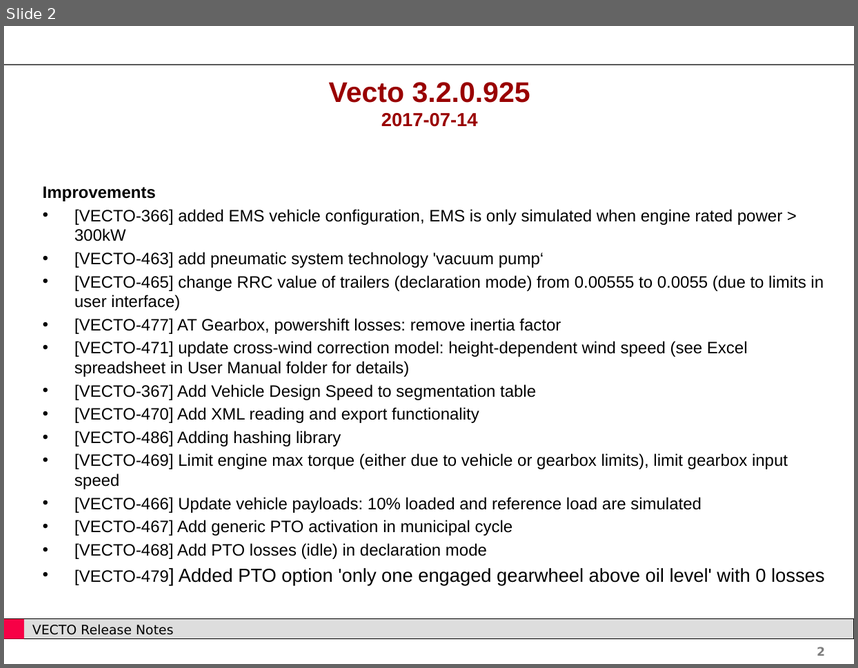
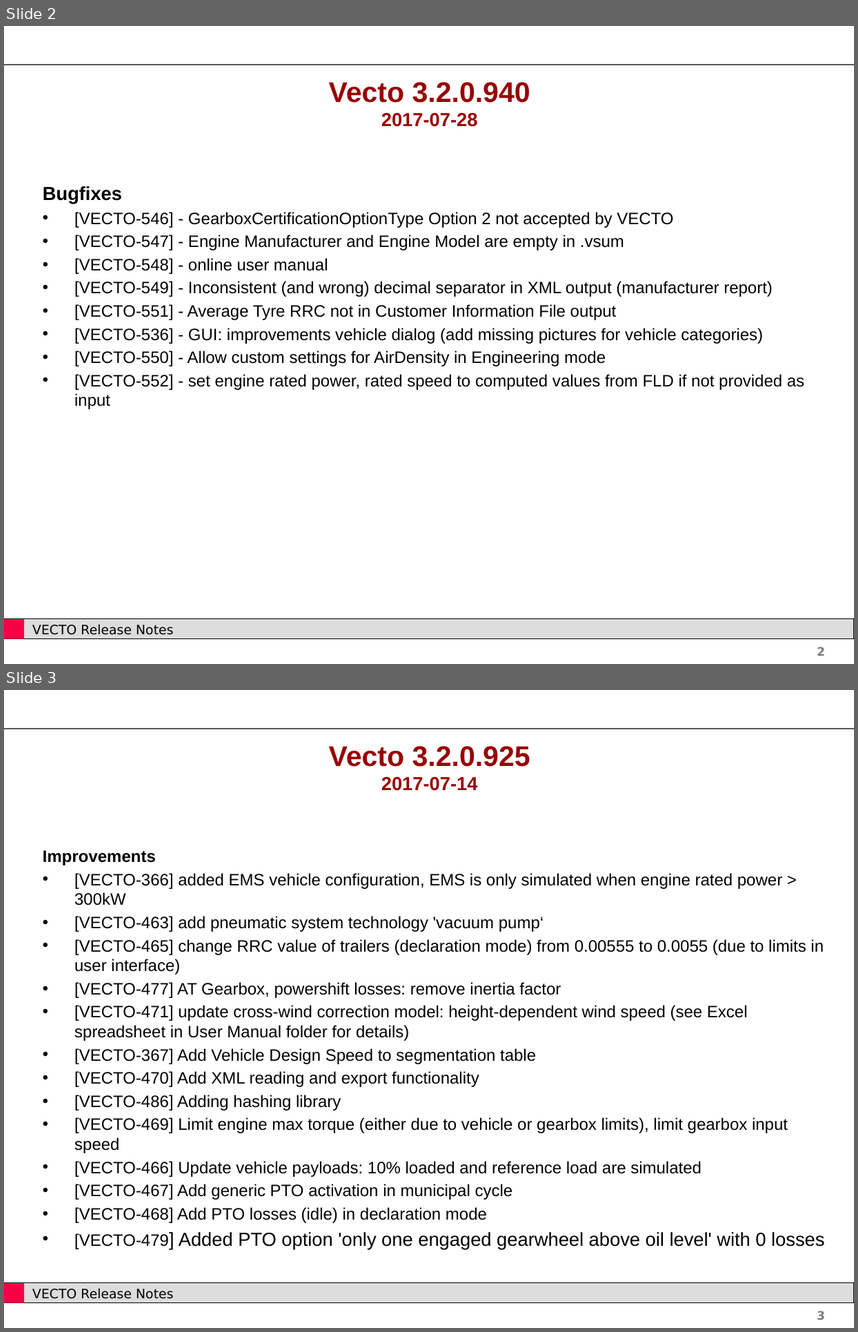
Before and after one commit to tanawadeatharva/BharatVECTO, a slide deck: Documentation/User Manual Source/Release Notes Vecto3.x.pptx. Shown one above the other, each under a label of ours: slide 2 before the commit, slides 2 and 3 after it. The pictures are 858x668 and 858x1332 pixels, drawn with LibreOffice and Linux fonts; fonts in the diff are those of the drawing; background and template pictures are left out. Boxes give left, top, right and bottom in pixels: in the first picture for what was removed or moved away, otherwise in the second. Text is boxed around its words. In the diff, an @@ line names an element or a change of style, - is before the commit and + after.

```diff
--- a/Documentation/User Manual Source/Release Notes Vecto3.x.pptx
+++ b/Documentation/User Manual Source/Release Notes Vecto3.x.pptx
@@ slide 2 added at [4, 26, 854, 664], background #FFFFFF; not listed: 5 template elements that a slide beside it also shows @@
@@ title added at [329, 82, 530, 127], 24 pt, text #990000, bold @@
+Vecto 3.2.0.940
+2017-07-28
@@ text added at [43, 186, 804, 409], 14 pt, text #000000 @@
+Bugfixes
+• [VECTO-546] - GearboxCertificationOptionType Option 2 not accepted by VECTO
+• [VECTO-547] - Engine Manufacturer and Engine Model are empty in .vsum
+• [VECTO-548] - online user manual
+• [VECTO-549] - Inconsistent (and wrong) decimal separator in XML output (manufacturer report)
+• [VECTO-551] - Average Tyre RRC not in Customer Information File output
+• [VECTO-536] - GUI: improvements vehicle dialog (add missing pictures for vehicle categories)
+• [VECTO-550] - Allow custom settings for AirDensity in Engineering mode
+• [VECTO-552] - set engine rated power, rated speed to computed values from FLD if not provided as input
@@ what was slide 2 is now slide 3 @@
@@ page number at [817, 1310, 825, 1319]: text changed @@
-2
+3
```
Also in this commit, not shown: 1 slide changed, 12 other files.
